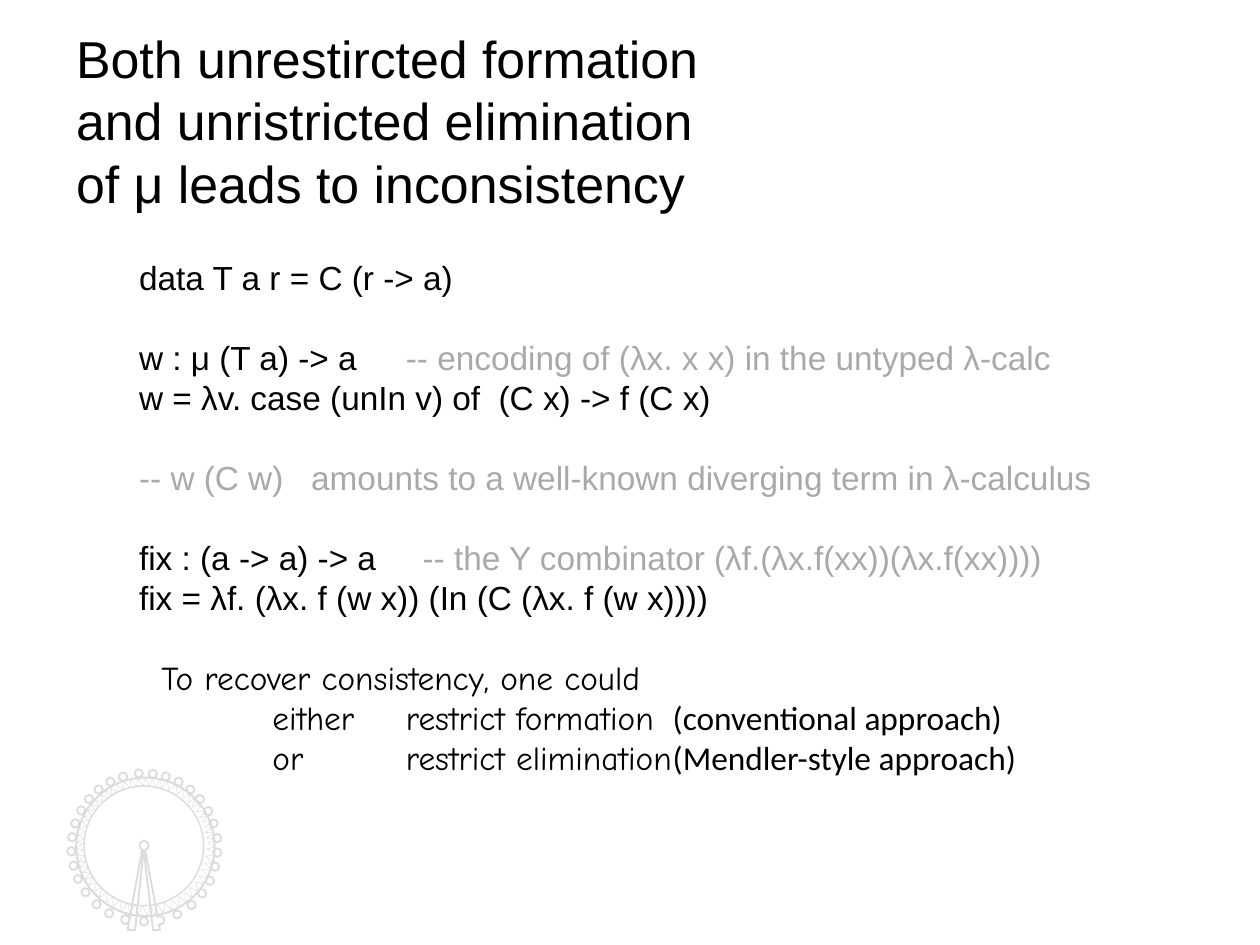
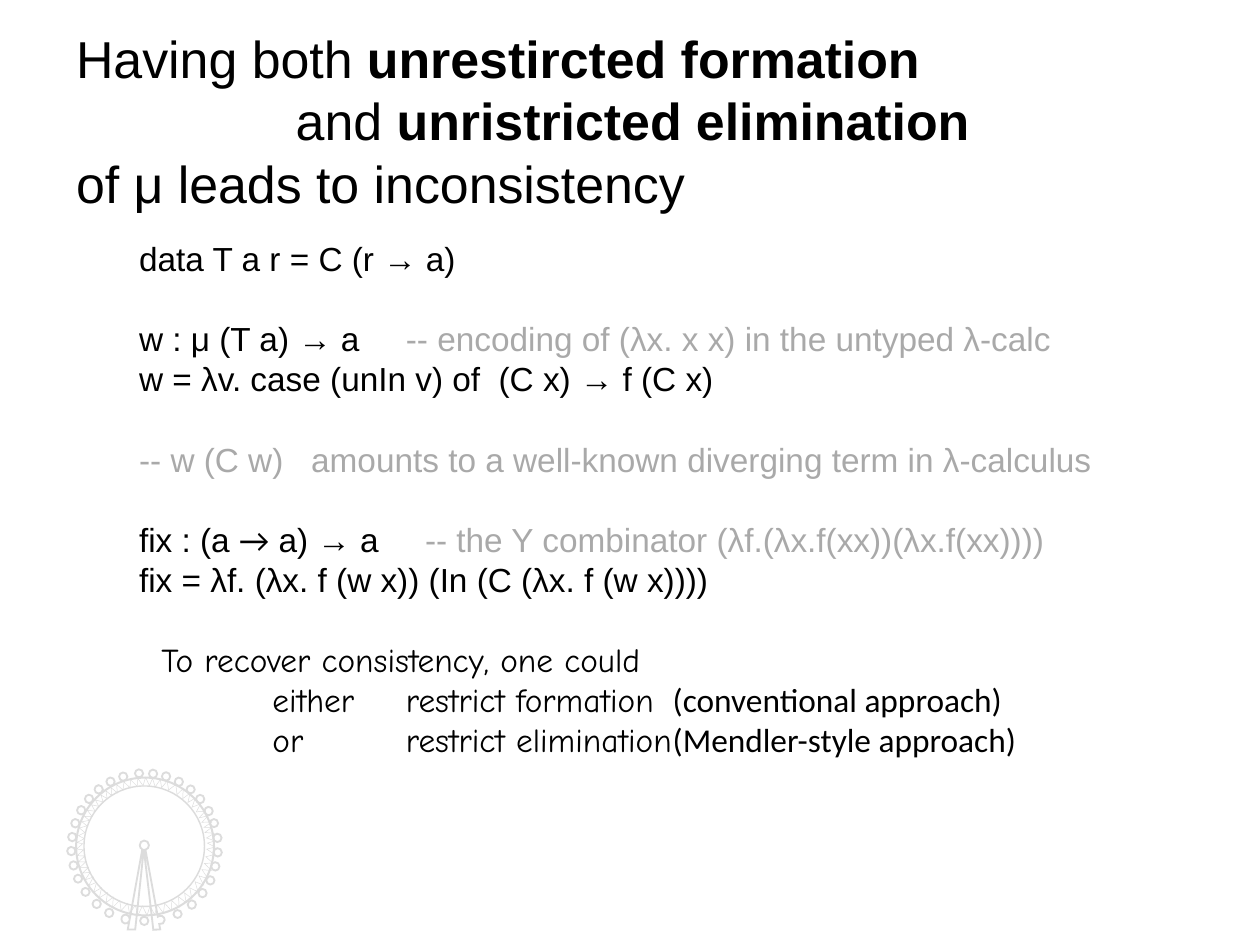
Before and after one commit to kyagrd/naxPapers, a slide deck: slide 4 of draft/TYPES13/ppt/myslide.odp. Drawn at 1260x945 pixels with LibreOffice and Linux fonts; fonts in the diff are those of the drawing. Boxes give left, top, right and bottom in pixels: in the first picture for what was removed or moved away, otherwise in the second. Text is boxed around its words. In the diff, an @@ line names an element or a change of style, - is before the commit and + after.

```diff
--- a/draft/TYPES13/ppt/myslide.odp
+++ b/draft/TYPES13/ppt/myslide.odp
@@ text at box(76, 40, 920, 89): text changed; bold on @@
-Both unrestircted formation
+Having both unrestircted formation
@@ text at box(296, 102, 969, 141): bold on in "unristricted elimination" @@
@@ text "data T a r = ...": place and size @@
-text "data T a r = ..." at box(139, 266, 1091, 776)
+text "data T a r = ..." at box(139, 247, 1091, 758)
@@ text at box(139, 247, 1050, 398): text changed @@
-data T a r = C (r -> a)
-w : μ (T a) -> a -- encoding of (λx. x x) in the untyped λ-calc
-w = λv. case (unIn v) of (C x) -> f (C x)
+data T a r = C (r → a)
+w : μ (T a) → a -- encoding of (λx. x x) in the untyped λ-calc
+w = λv. case (unIn v) of (C x) → f (C x)
@@ text at box(139, 528, 1044, 558): text changed @@
-fix : (a -> a) -> a -- the Y combinator (λf.(λx.f(xx))(λx.f(xx))))
+fix : (a → a) → a -- the Y combinator (λf.(λx.f(xx))(λx.f(xx))))
```
Also in this commit, not shown: 12 other slides changed, 4 slides added, 2 slides removed, 2 other files.
